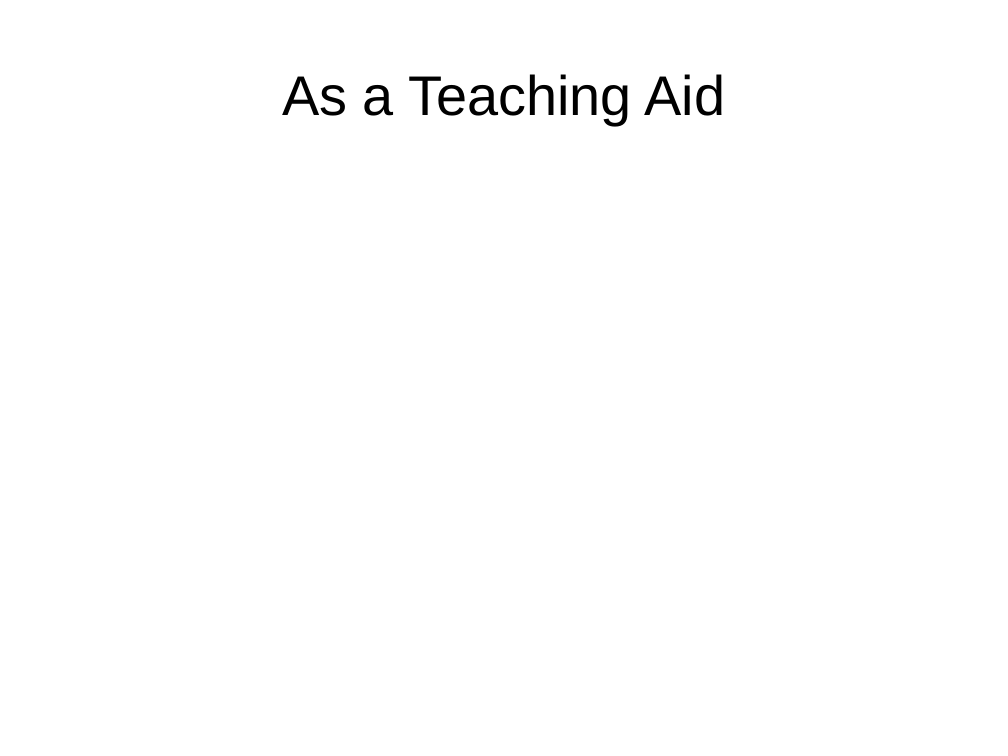
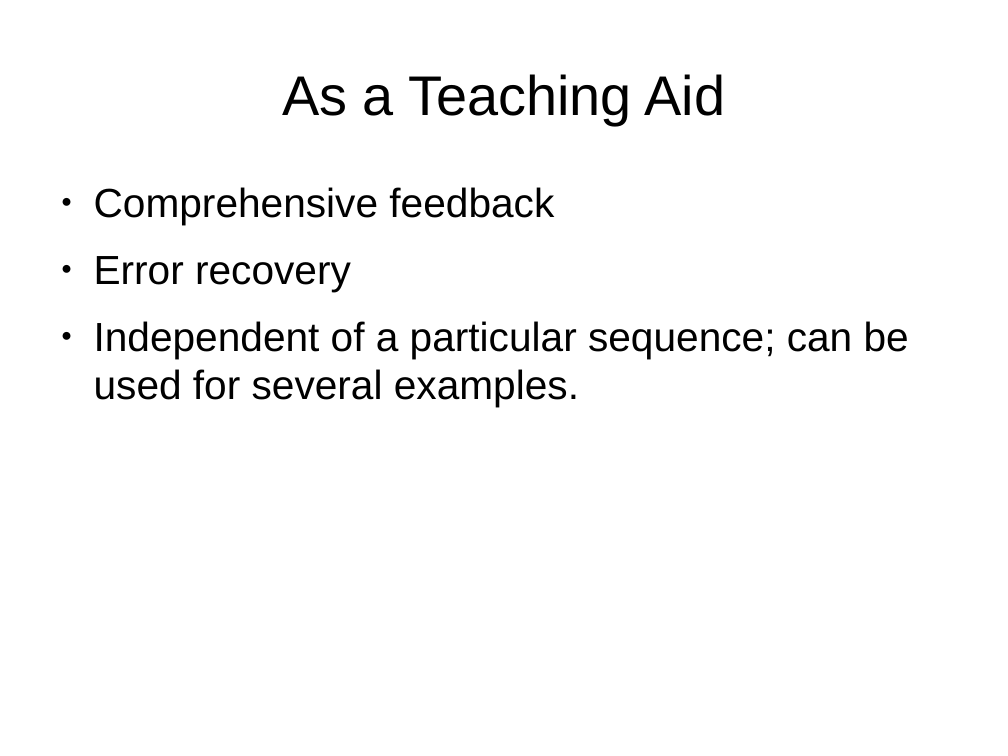
Before and after one commit to Dan-McElroy/Team-Project--Q, a slide deck: slide 12 of docs/progressPresentation/draft.odp. Drawn at 1008x756 pixels with LibreOffice and Linux fonts; fonts in the diff are those of the drawing. Boxes give left, top, right and bottom in pixels: in the first picture for what was removed or moved away, otherwise in the second. Text is boxed around its words. In the diff, an @@ line names an element or a change of style, - is before the commit and + after.

```diff
--- a/docs/progressPresentation/draft.odp
+++ b/docs/progressPresentation/draft.odp
@@ text added at (x1=94, y1=187, x2=909, y2=407), 32 pt, text #000000 @@
+● Comprehensive feedback
+● Error recovery
+● Independent of a particular sequence; can be used for several examples.
```
Also in this commit, not shown: 5 other slides changed.
